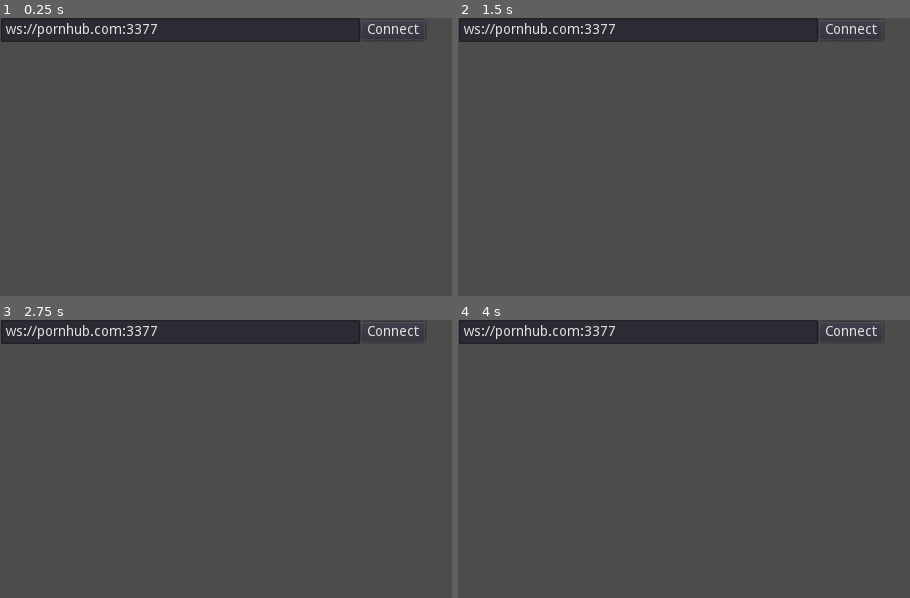
Above: before the commit, frames 1-4 (two rows, left to right).
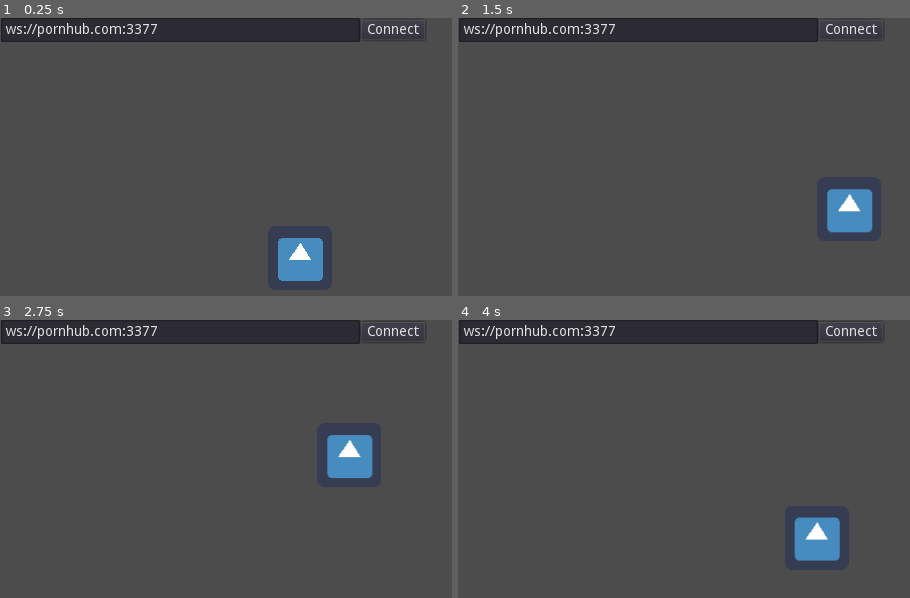
Above: after the commit, the same moments.

Repository: BondarenkoArtur/LD45-client
Game: Godot game, scene res://2dmain/2dmain.tscn
Two runs of this game, one before a commit and one after it. Both use one fixed random seed, a clock stepped at 60 frames per second and the inputs below. The engine's default icon, where the game draws it, is replaced by a stand-in: a white triangle on a blue panel in a dark square.
Inputs (mouse positions are in pixels of both pictures, inside the frame that each line leads up to):
- Up to frame 1 (0.25 s): no input
- Up to frame 2 (1.5 s): tap Enter at 0.5 s; move the mouse to (outside the picture) at 0.52 s; click (outside the picture) at 0.67 s; move the mouse to (647, 215) at 1.27 s; click (647, 215) at 1.42 s
- Up to frame 3 (2.75 s): move the mouse to (384, 420) at 2.02 s; click (384, 420) at 2.17 s
- Up to frame 4 (4 s): move the mouse to (747, 572) at 2.77 s; click (747, 572) at 2.92 s; move the mouse to (outside the picture) at 3.52 s; click (outside the picture) at 3.67 s

The runs differ from the first frame. In frame 1, 1.5% of the frame differs, in the area x 61-72%, y 79-95%; in frame 2, 1.6%, in the area x 81-92%, y 61-78%; in frame 3, 1.6%; in frame 4, 1.6%.

Commit message:
Added Player class and scene

Diff:
--- a/2dmain/2dmain.tscn
+++ b/2dmain/2dmain.tscn
@@ -1,7 +1,9 @@
-[gd_scene load_steps=3 format=2]
+[gd_scene load_steps=5 format=2]
 
 [ext_resource path="res://2dmain/2dmain_ui.gd" type="Script" id=1]
 [ext_resource path="res://2dmain/WSClient.gd" type="Script" id=2]
+[ext_resource path="res://src/Player.tscn" type="PackedScene" id=3]
+[ext_resource path="res://src/LocalPlayer.gd" type="Script" id=4]
 
 [node name="Node2D" type="Node2D"]
 script = ExtResource( 1 )
@@ -22,4 +24,9 @@
 
 [node name="WSClient" type="Node" parent="."]
 script = ExtResource( 2 )
+
+[node name="LocalPlayer" parent="." instance=ExtResource( 3 )]
+script = ExtResource( 4 )
+
+[node name="Players" type="Node" parent="."]
 [connection signal="toggled" from="Button" to="." method="_on_Button_toggled"]
--- a/2dmain/2dmain_ui.gd
+++ b/2dmain/2dmain_ui.gd
@@ -2,7 +2,7 @@
 
 onready var _client = get_node("WSClient")
 onready var _host = get_node("LineEdit")
-
+onready var Player = preload("res://src/Player.tscn")
 
 func _ready():
     pass # Replace with function body.
@@ -17,6 +17,24 @@
             print("button was clicked at ", event.position , event.button_index)
             _client.send_raw_data(event.position)
 
+            if event.button_index == BUTTON_MIDDLE:
+              instantiatePlayer(event.position)
+            if event.button_index == BUTTON_RIGHT:
+              randomizePlayerTargets()
+
+func instantiatePlayer(pos):
+  var p = Player.instance()
+  p._init(pos)
+  get_node("Players").add_child(p)
+
+func randomizePlayerTargets():
+  var players = get_node("Players");
+  for i in range(0, players.get_child_count()):
+    var newPos = Vector2(rand_range(0, 600), rand_range(0, 360))
+    var player = players.get_child(i);
+    ##var script = player.get_script()
+    player.targetPos = newPos;
+
 func _on_Button_toggled(button_pressed):
     if button_pressed:
         if _host.text != "":
--- /dev/null
+++ b/src/LocalPlayer.gd
@@ -0,0 +1,8 @@
+extends "res://src/Player.gd"
+
+
+
+func _input(event):
+  if event is InputEventMouseButton:
+    if event.pressed and event.button_index == BUTTON_LEFT:
+      targetPos = event.position
--- /dev/null
+++ b/src/Player.gd
@@ -0,0 +1,24 @@
+extends Node2D
+
+var targetPos = position
+var speed = 150
+
+var id
+
+# Called when the node enters the scene tree for the first time.
+func _init(pos = position):
+  set_position(pos)
+
+# Called every frame. 'delta' is the elapsed time since the previous frame.
+func _process(delta):
+  updatePosition(delta)
+
+func updatePosition(delta):
+  if position.x != targetPos.x or position.y != targetPos.y:
+    var distance2 = position.distance_squared_to(targetPos)
+    if distance2 > 1:
+      var dir = position.direction_to(targetPos);
+      position.x += dir.x * delta * speed
+      position.y += dir.y * delta * speed
+    else:
+      set_position(targetPos)
--- /dev/null
+++ b/src/Player.tscn
@@ -0,0 +1,11 @@
+[gd_scene load_steps=3 format=2]
+
+[ext_resource path="res://src/Player.gd" type="Script" id=1]
+[ext_resource path="res://icon.png" type="Texture" id=2]
+
+[node name="Player" type="Node2D"]
+position = Vector2( 300, 240 )
+script = ExtResource( 1 )
+
+[node name="Sprite" type="Sprite" parent="."]
+texture = ExtResource( 2 )
